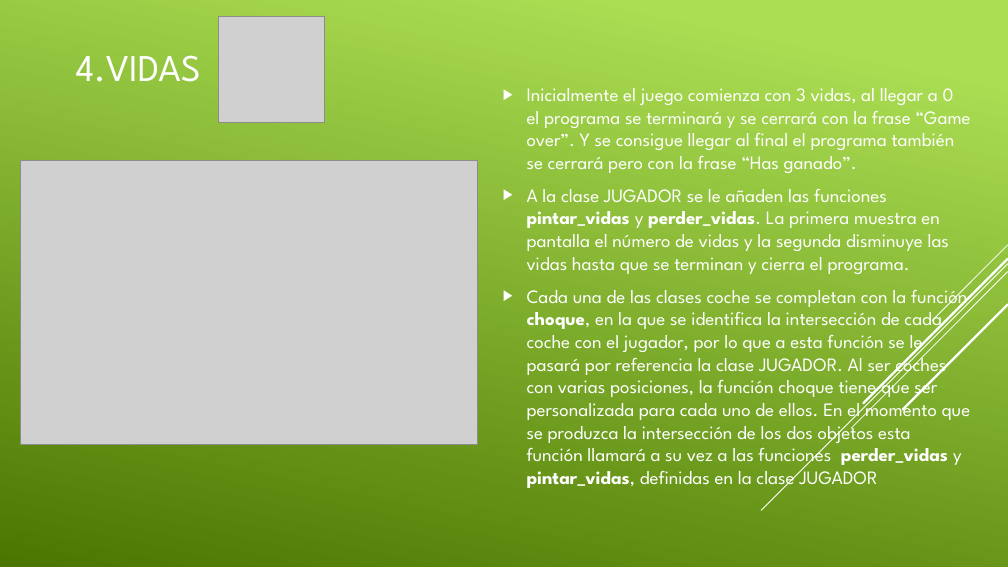
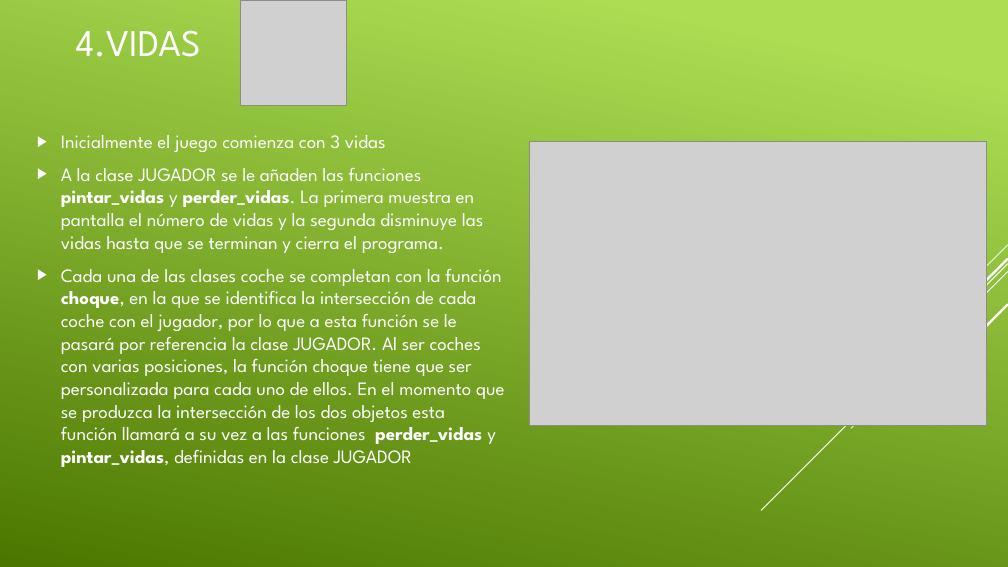
Before and after one commit to aigora/twA109_1920-camara-termica, a slide deck: slide 6 of CROSS the road.pptx. Drawn at 1008x567 pixels with LibreOffice and Linux fonts; fonts in the diff are those of the drawing; grey boxes stand for pictures. Boxes give left, top, right and bottom in pixels: in the first picture for what was removed or moved away, otherwise in the second. Text is boxed around its words. In the diff, an @@ line names an element or a change of style, - is before the commit and + after.

```diff
--- a/CROSS the road.pptx
+++ b/CROSS the road.pptx
@@ title "4.VIDAS": place and size @@
-title "4.VIDAS" at <box>76,55,201,82</box>
+title "4.VIDAS" at <box>76,30,201,57</box>
@@ picture: place and size @@
-picture at <box>219,17,324,123</box>
+picture at <box>240,0,346,106</box>
@@ text "Inicialmente el juego comienza con ...": place and size @@
-text "Inicialmente el juego comienza con ..." at <box>527,88,971,491</box>
+text "Inicialmente el juego comienza con ..." at <box>61,135,505,467</box>
@@ text at <box>61,135,386,152</box>: text changed @@
-▶ Inicialmente el juego comienza con 3 vidas, al llegar a 0 el programa se terminará y se cerrará con la frase “Game over”. Y se consigue llegar al final el programa también se cerrará pero con la frase “Has ganado”.
+▶ Inicialmente el juego comienza con 3 vidas
@@ picture: place and size @@
-picture at <box>20,160,478,445</box>
+picture at <box>529,141,987,426</box>
```
Also in this commit, not shown: 1 other slide changed.
